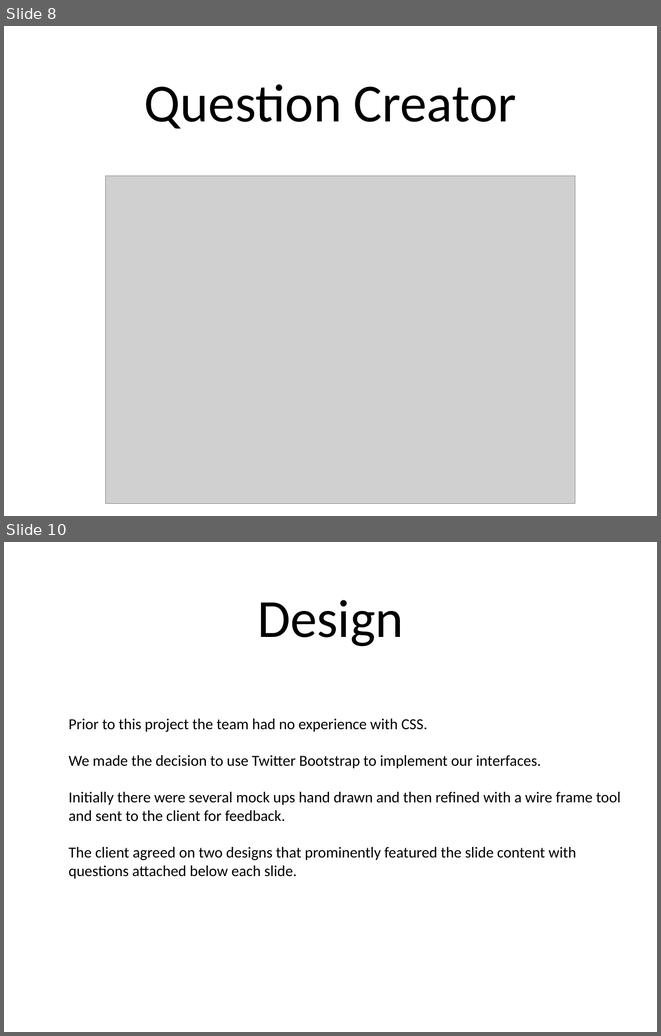
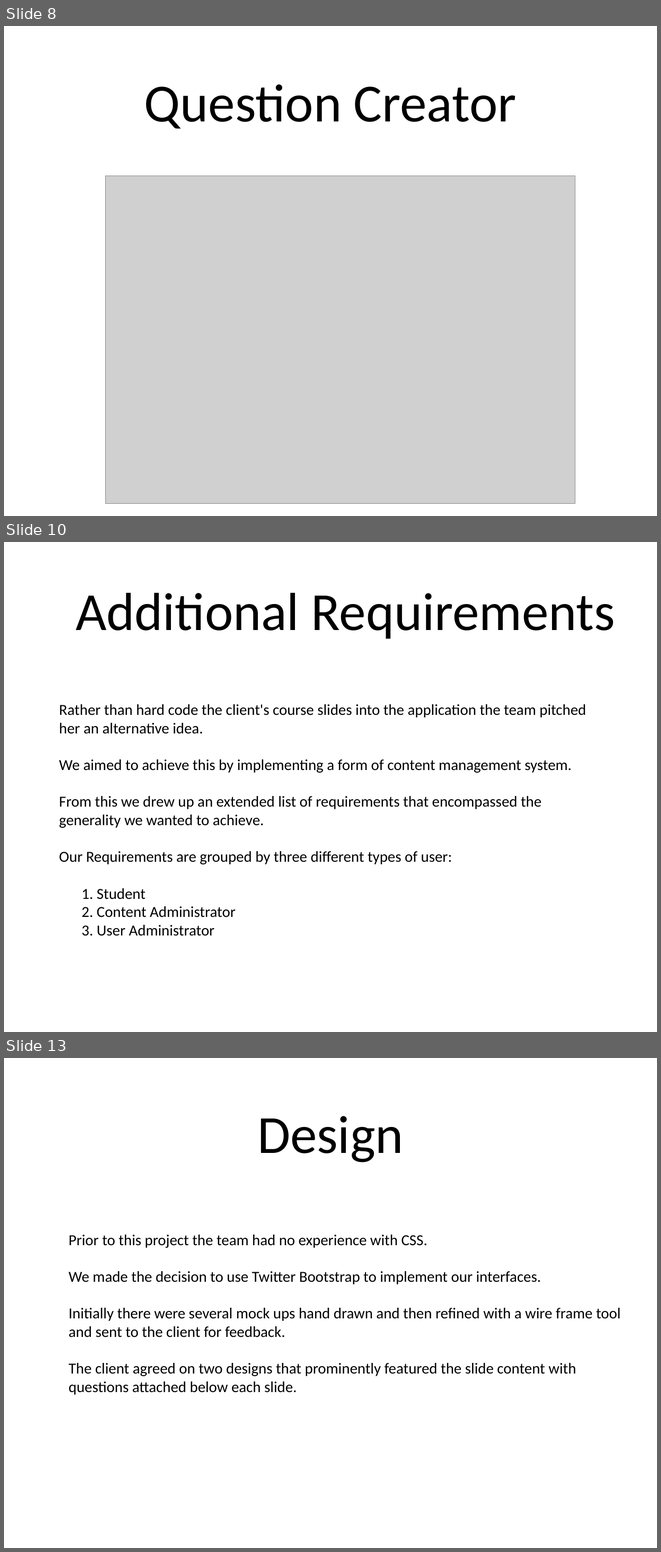
Before and after one commit to Stringsy/team-project, a slide deck: Documentation/Team V Project Presentation.ppt. Shown one above the other, each under a label of ours: slides 8 and 10 before the commit, slides 8, 10 and 13 after it; the slides between them are not shown. The pictures are 661x1036 and 661x1552 pixels, drawn with LibreOffice and Linux fonts; fonts in the diff are those of the drawing; grey boxes stand for pictures. Boxes give left, top, right and bottom in pixels: in the first picture for what was removed or moved away, otherwise in the second. Text is boxed around its words. In the diff, an @@ line names an element or a change of style, - is before the commit and + after.

```diff
--- a/Documentation/Team V Project Presentation.ppt
+++ b/Documentation/Team V Project Presentation.ppt
@@ slide 10 added at (x1=4, y1=542, x2=657, y2=1032), background #FFFFFF @@
@@ title added at (x1=76, y1=592, x2=615, y2=639), 84 pt, text #000000 @@
+Additional Requirements
@@ text added at (x1=59, y1=704, x2=586, y2=936), 24 pt, text #000000 @@
+Rather than hard code the client's course slides into the application the team pitched her an alternative idea.
+We aimed to achieve this by implementing a form of content management system.
+From this we drew up an extended list of requirements that encompassed the generality we wanted to achieve.
+Our Requirements are grouped by three different types of user:
+1. Student
+2. Content Administrator
+3. User Administrator
@@ what was slide 10 is now slide 13 @@
```
Also in this commit, not shown: 3 other slides added, 1 slide removed.
